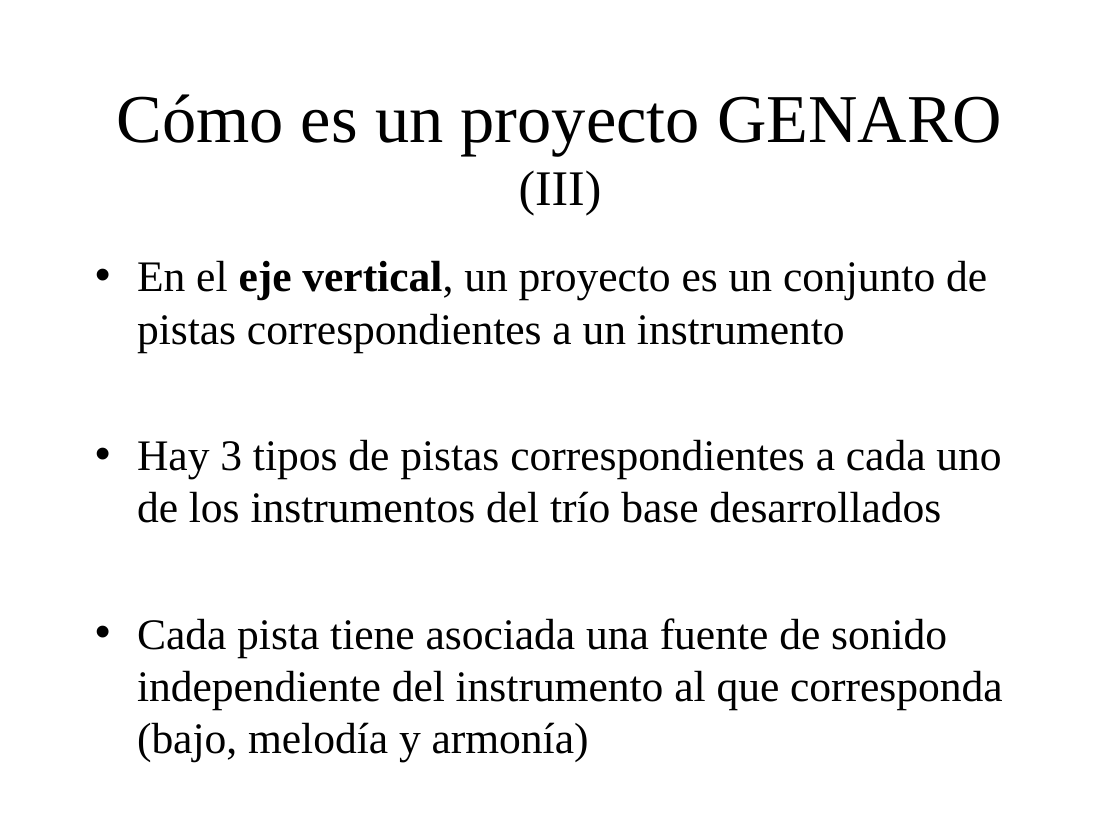
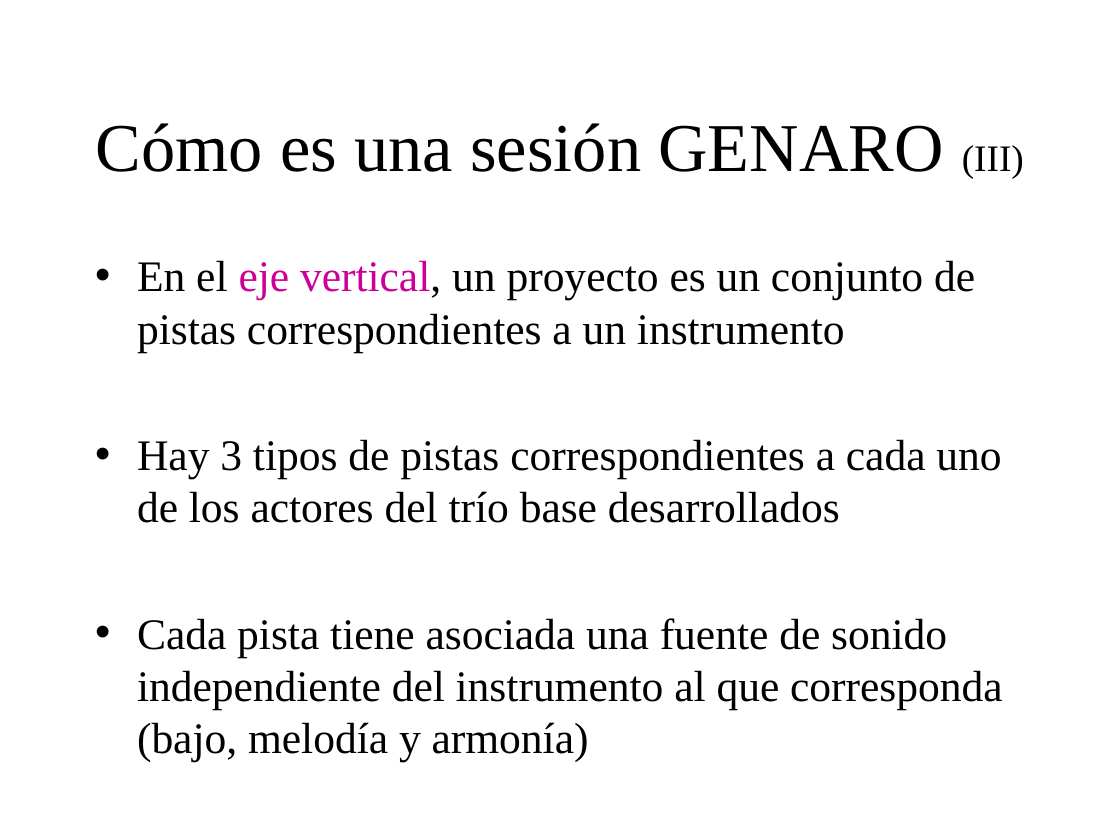
Before and after one commit to BackupTheBerlios/genaro, a slide deck: slide 17 of Documentos/MemoriaSSII/presentacion_proyecto.ppt (slide 16 before the commit). Drawn at 1120x840 pixels with LibreOffice and Linux fonts; fonts in the diff are those of the drawing; background and template pictures are left out. Boxes give left, top, right and bottom in pixels: in the first picture for what was removed or moved away, otherwise in the second. Text is boxed around its words. In the diff, an @@ line names an element or a change of style, - is before the commit and + after.

```diff
--- a/Documentos/MemoriaSSII/presentacion_proyecto.ppt
+++ b/Documentos/MemoriaSSII/presentacion_proyecto.ppt
@@ title at (96,123,1024,179): text changed @@
-Cómo es un proyecto GENARO (III)
+Cómo es una sesión GENARO (III)
@@ text at (137,260,975,352): text colour #000000 to #CC0099, bold off in "eje vertical," @@
@@ text at (137,439,1001,523): text changed @@
-• Hay 3 tipos de pistas correspondientes a cada uno de los instrumentos del trío base desarrollados
+• Hay 3 tipos de pistas correspondientes a cada uno de los actores del trío base desarrollados
```
Also in this commit, not shown: 29 other slides changed, 6 slides added.
